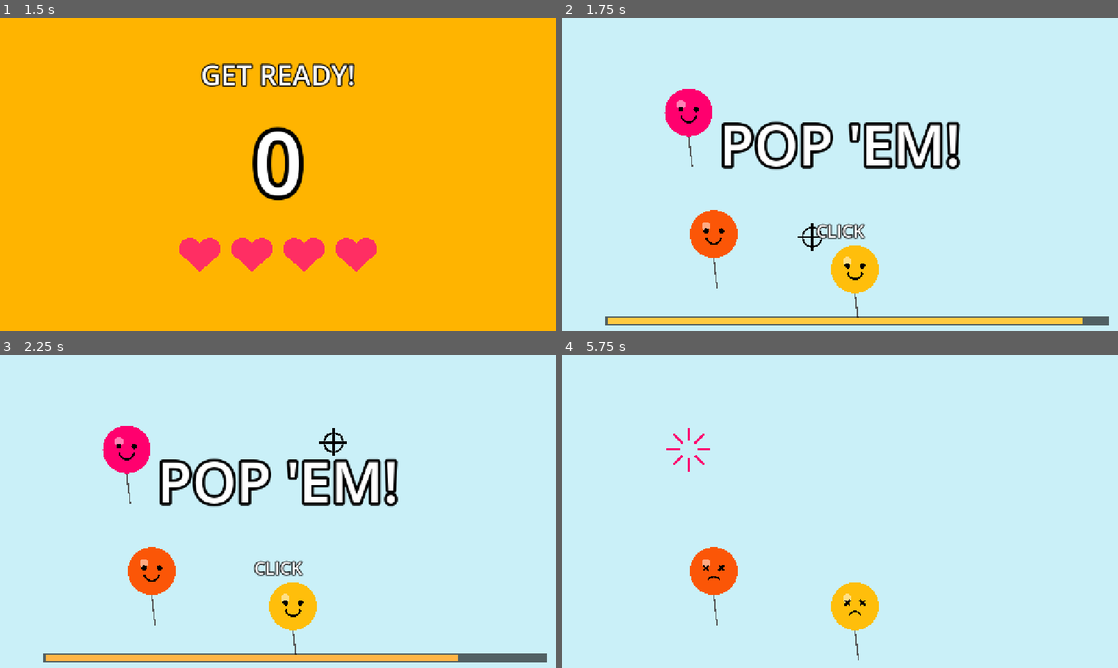
Above: before the commit, frames 1-4 (two rows, left to right).
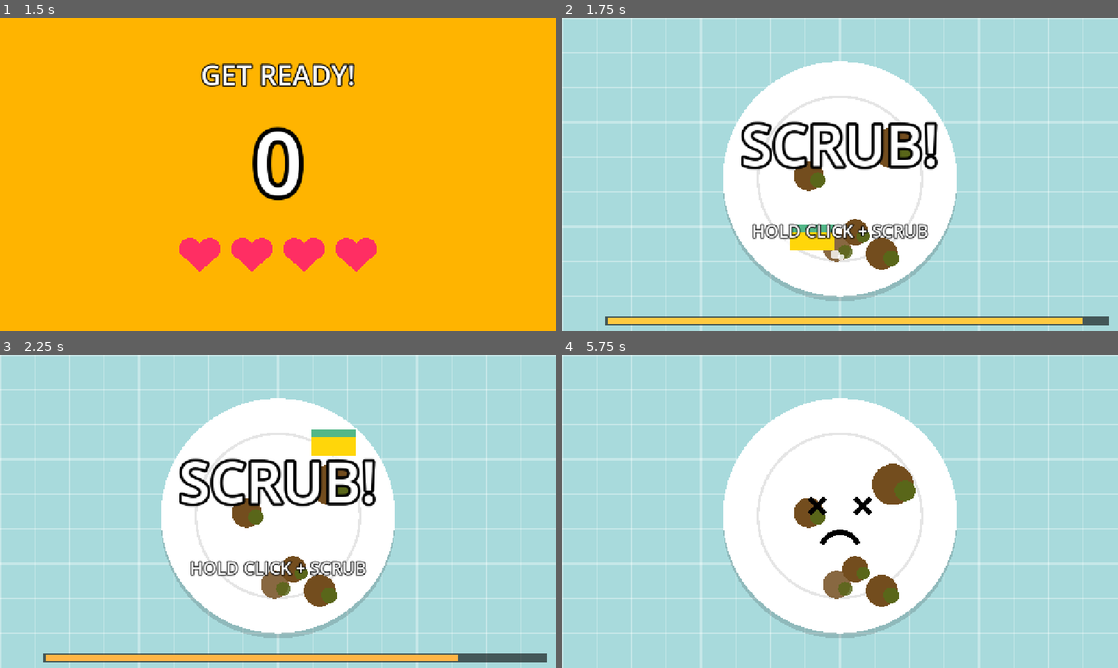
Above: after the commit, the same moments.

Repository: Sclondon/WirtWare
Game: Godot game, scene res://scenes/main.tscn
Two runs of this game, one before a commit and one after it. Both use one fixed random seed, a clock stepped at 60 frames per second and the inputs below.
Inputs (mouse positions are in pixels of both pictures, inside the frame that each line leads up to):
- Up to frame 1 (1.5 s): tap Space (action) at 0.5 s; move the mouse to (400, 158) at 0.52 s; hold Right (right) 0.53-1.25 s; hold Space (action) 0.53-1.25 s; click (400, 158) at 0.67 s; drag from (166, 190) to (250, 237) at 1.27 s
- Up to frame 2 (1.75 s): no input
- Up to frame 3 (2.25 s): move the mouse to (333, 442) at 2.02 s; hold Right (right) from 2.03 s (still down); hold Space (action) from 2.03 s (still down); click (333, 442) at 2.17 s
- Up to frame 4 (5.75 s): release Right (right) at 2.75 s; release Space (action) at 2.75 s; drag from (812, 574) to (673, 464) at 2.77 s; tap Enter at 3.5 s; move the mouse to (1006, 558) at 3.52 s; hold Left (left) 3.53-4.25 s; hold Space (action) 3.53-4.25 s; click (1006, 558) at 3.67 s; drag from (673, 464) to (756, 433) at 4.27 s; move the mouse to (867, 511) at 5.02 s; hold Down (down) from 5.03 s (still down); hold Space (action) from 5.03 s (still down); click (867, 511) at 5.17 s

Frame 1 is identical in both runs. In frame 2, 90% of the frame differs, in the area x 0-100%, y 0-100%; in frame 3, 90%; in frame 4, 94%.

Commit message:
Add six touch-first microgames
TRACE!, FLICK!, FEED!, WIND IT!, FOLLOW! and SWIPE! are built around
finger gestures: tracing a path, flicking, dragging, spinning, holding
on a moving target and directional swipes. They work with a mouse too,
so they're in the rotation for everyone, bringing it to 19 games.

The Microgame base class gets shared pointer state (update_pointer())
and touch_size(), which keeps anything a finger has to hit at least
fingertip-sized on a small portrait phone, where the whole game is
only ~400px wide.

Co-Authored-By: Claude Opus 5.5 <noreply@anthropic.com>
Claude-Session: https://claude.ai/code/session_015ea2VS7hAYmRYJes47cwis

Diff:
--- /dev/null
+++ b/microgames/crank/crank.gd
@@ -0,0 +1,95 @@
+extends Microgame
+## WIND IT! Spin your finger around the crank until the jack-in-the-box pops.
+
+const BOX := Rect2(360, 340, 300, 270)
+const CRANK_CENTER := Vector2(740, 470)
+const CRANK_LENGTH := 90.0
+const GUIDE_RADIUS := 140.0
+
+var turns_needed := 3.0
+## Net radians wound; spinning back and forth cancels out.
+var wound := 0.0
+var last_angle := 0.0
+var spinning := false
+var popped_time := 0.0
+var elapsed := 0.0
+
+
+func _init() -> void:
+	prompt = "WIND IT!"
+	controls_hint = "DRAG IN CIRCLES"
+	touch_hint = "SPIN YOUR FINGER AROUND"
+	controls = Controls.POINTER
+	duration = 4.5
+
+
+func _on_start() -> void:
+	# Finger speed isn't time-scaled, so ask for fewer turns at high speed.
+	turns_needed = (1.5 + 0.75 * difficulty) / sqrt(Engine.time_scale)
+
+
+func _progress() -> float:
+	return clampf(absf(wound) / (turns_needed * TAU), 0.0, 1.0)
+
+
+func _process(delta: float) -> void:
+	update_pointer()
+	elapsed += delta
+	if is_playing():
+		var offset := pointer - CRANK_CENTER
+		var in_reach := offset.length() > 20 and offset.length() < touch_size(280, 130)
+		if pointer_down and in_reach:
+			var angle := offset.angle()
+			if spinning:
+				wound += wrapf(angle - last_angle, -PI, PI)
+			spinning = true
+			last_angle = angle
+		else:
+			spinning = false
+		if _progress() >= 1.0:
+			win()
+	if is_resolved and won:
+		popped_time += delta
+	queue_redraw()
+
+
+func _draw() -> void:
+	for i in 17:
+		draw_rect(Rect2(i * 80, 0, 80, SCREEN.y), Color("fdffb6") if i % 2 == 0 else Color("ffd6a5"))
+	draw_rect(Rect2(0, BOX.end.y, SCREEN.x, SCREEN.y - BOX.end.y), Color("bc6c25"))
+
+	var progress := _progress()
+	var shake := Vector2(sin(elapsed * 50.0) * progress * 6.0, 0) if not is_resolved else Vector2.ZERO
+	var box := Rect2(BOX.position + shake, BOX.size)
+
+	# Jack springs up out of the open lid.
+	if is_resolved and won:
+		var rise := minf(popped_time * 6.0, 1.0) * 230.0
+		var top := box.position.y - rise
+		var spring := PackedVector2Array()
+		for i in 9:
+			spring.append(Vector2(box.get_center().x + (30.0 if i % 2 == 0 else -30.0), lerpf(box.position.y, top, i / 8.0)))
+		draw_polyline(spring, Color("6c757d"), 8)
+		var head := Vector2(box.get_center().x, top - 50)
+		draw_circle(head, 60, Color.WHITE)
+		draw_face(head, 60, true)
+		draw_circle(head + Vector2(0, 2), 12, Color("e63946"))
+		draw_colored_polygon(PackedVector2Array([head + Vector2(-50, -40), head + Vector2(50, -40), head + Vector2(0, -120)]), Color("3a86ff"))
+
+	draw_rect(box, Color("e63946"))
+	draw_rect(box.grow(-24), Color("f28482"))
+	draw_text_centered("?", box.get_center(), 120, Color.WHITE)
+	var lid_y := box.position.y
+	if is_resolved and won:
+		draw_line(Vector2(box.position.x, lid_y), Vector2(box.position.x - 40, lid_y - box.size.x * 0.9), Color("9d0208"), 18)
+	else:
+		draw_rect(Rect2(box.position.x - 12, lid_y - 20, box.size.x + 24, 22), Color("9d0208"))
+
+	# Where to spin, how far along you are, and the crank itself.
+	draw_arc(CRANK_CENTER, GUIDE_RADIUS, 0, TAU, 64, Color(0, 0, 0, 0.15), 18)
+	if progress > 0.0:
+		draw_arc(CRANK_CENTER, GUIDE_RADIUS, -PI / 2, -PI / 2 + TAU * progress, 64, Color("06d6a0"), 18)
+	var knob := CRANK_CENTER + Vector2.from_angle(wound) * CRANK_LENGTH
+	draw_line(CRANK_CENTER, knob, Color("495057"), 14)
+	draw_circle(CRANK_CENTER, 16, Color("343a40"))
+	draw_circle(knob, 24, Color("ffbe0b"))
--- /dev/null
+++ b/microgames/crank/crank.tscn
@@ -0,0 +1,6 @@
+[gd_scene load_steps=2 format=3]
+
+[ext_resource type="Script" path="res://microgames/crank/crank.gd" id="1_crank"]
+
+[node name="Crank" type="Node2D"]
+script = ExtResource("1_crank")
--- /dev/null
+++ b/microgames/feed/feed.gd
@@ -0,0 +1,113 @@
+extends Microgame
+## FEED! Drag each snack into the monster's mouth.
+
+const MONSTER_RADIUS := 150.0
+const MOUTH_RADIUS := 70.0
+const FOOD_RADIUS := 42.0
+const SPAWN_AWAY := Vector2(-1000, -1000)
+
+var monster := Vector2(980, 380)
+var food := Vector2.ZERO
+var food_kind := 0
+var holding := false
+var total := 2
+var eaten := 0
+var chomp := 0.0
+var elapsed := 0.0
+
+
+func _init() -> void:
+	prompt = "FEED!"
+	controls_hint = "DRAG FOOD TO THE MOUTH"
+	touch_hint = "DRAG FOOD TO THE MOUTH"
+	controls = Controls.POINTER
+	duration = 4.5
+
+
+func _on_start() -> void:
+	total = 1 + difficulty
+	if randf() < 0.5:
+		monster.x = SCREEN.x - monster.x
+	_spawn_food()
+
+
+func _spawn_food() -> void:
+	food_kind = randi() % 3
+	var x := clampf(SCREEN.x - monster.x + randf_range(-140, 140), 120, SCREEN.x - 120)
+	food = Vector2(x, randf_range(180, 580))
+	holding = false
+
+
+func _mouth() -> Vector2:
+	return monster + Vector2(0, 45)
+
+
+func _process(delta: float) -> void:
+	update_pointer()
+	elapsed += delta
+	chomp = maxf(chomp - delta * 4.0, 0.0)
+	if difficulty == 3:
+		monster.y = 380 + sin(elapsed * 2.5) * 140
+
+	if is_playing():
+		if pointer_pressed and pointer.distance_to(food) < touch_size(FOOD_RADIUS * 1.4, 40):
+			holding = true
+		elif not pointer_down:
+			holding = false
+		if holding:
+			food = pointer
+		if food.distance_to(_mouth()) < MOUTH_RADIUS:
+			eaten += 1
+			chomp = 1.0
+			if eaten == total:
+				food = SPAWN_AWAY
+				win()
+			else:
+				_spawn_food()
+	queue_redraw()
+
+
+func _draw() -> void:
+	draw_rect(Rect2(Vector2.ZERO, SCREEN), Color("ffe5ec"))
+	draw_text_centered("%d / %d" % [eaten, total], Vector2(640, 70), 56)
+
+	# Monster: horns, body, eyes that watch the food, and a chomping mouth.
+	var body := Color("7209b7")
+	for side in [-1.0, 1.0]:
+		draw_colored_polygon(PackedVector2Array([
+			monster + Vector2(side * 70, -120), monster + Vector2(side * 120, -200), monster + Vector2(side * 125, -95),
+		]), Color("f9c74f"))
+	draw_circle(monster, MONSTER_RADIUS, body)
+	for side in [-1.0, 1.0]:
+		var eye := monster + Vector2(side * 55, -50)
+		draw_circle(eye, 30, Color.WHITE)
+		var look := (food - eye).limit_length(12) if food != SPAWN_AWAY else Vector2.ZERO
+		draw_circle(eye + look, 13, Color.BLACK)
+	var open := 1.0 - chomp
+	if is_resolved and not won:
+		open = 0.25
+	var mouth := _mouth()
+	draw_colored_polygon(ellipse_points(mouth, Vector2(85, maxf(55.0 * open, 6.0))), Color("240046"))
+	if open > 0.3:
+		for i in 4:
+			var tooth := mouth + Vector2(-54 + i * 36, -55.0 * open + 4)
+			draw_colored_polygon(PackedVector2Array([tooth + Vector2(-12, 0), tooth + Vector2(12, 0), tooth + Vector2(0, 18)]), Color.WHITE)
+	if is_resolved and not won:
+		draw_text_centered("STILL HUNGRY...", monster + Vector2(0, -230), 44, Color("7209b7"))
+
+	if food == SPAWN_AWAY:
+		return
+	match food_kind:
+		0:
+			draw_line(food + Vector2(0, -FOOD_RADIUS), food + Vector2(5, -FOOD_RADIUS - 18), Color("5c4033"), 6)
+			draw_circle(food, FOOD_RADIUS, Color("e63946"))
+			draw_circle(food + Vector2(-12, -12), 9, Color(1, 1, 1, 0.5))
+		1:
+			draw_circle(food, FOOD_RADIUS, Color("d4a373"))
+			for p in [Vector2(-14, -10), Vector2(12, -16), Vector2(4, 12), Vector2(-16, 16), Vector2(20, 8)]:
+				draw_circle(food + p, 6, Color("5c4033"))
+		2:
+			draw_circle(food, FOOD_RADIUS, Color("ff8fab"))
+			draw_circle(food, FOOD_RADIUS * 0.35, Color("ffe5ec"))
+	if holding:
+		draw_arc(food, FOOD_RADIUS + 10, 0, TAU, 32, Color(1, 1, 1, 0.8), 4)
--- /dev/null
+++ b/microgames/feed/feed.tscn
@@ -0,0 +1,6 @@
+[gd_scene load_steps=2 format=3]
+
+[ext_resource type="Script" path="res://microgames/feed/feed.gd" id="1_feed"]
+
+[node name="Feed" type="Node2D"]
+script = ExtResource("1_feed")
--- /dev/null
+++ b/microgames/flick/flick.gd
@@ -0,0 +1,92 @@
+extends Microgame
+## FLICK! Swipe the paper ball into the bin. You get one shot.
+
+const BALL_START := Vector2(640, 590)
+const BALL_RADIUS := 34.0
+const SPEED := 1400.0
+## A drag this long launches without waiting for the release.
+const MAX_DRAG := 260.0
+
+var ball := BALL_START
+var velocity := Vector2.ZERO
+var launched := false
+var aiming := false
+var aim_start := Vector2.ZERO
+var bin := Vector2(640, 190)
+var bin_base_x := 640.0
+var bin_radius := 80.0
+var bin_swing := 0.0
+var elapsed := 0.0
+
+
+func _init() -> void:
+	prompt = "FLICK!"
+	controls_hint = "SWIPE THE BALL"
+	touch_hint = "FLICK THE BALL"
+	controls = Controls.POINTER
+	duration = 4.0
+
+
+func _on_start() -> void:
+	bin_base_x = randf_range(330, 950)
+	bin_radius = [95.0, 80.0, 68.0][difficulty - 1]
+	bin_swing = [0.0, 150.0, 240.0][difficulty - 1]
+
+
+func _process(delta: float) -> void:
+	update_pointer()
+	elapsed += delta
+	bin.x = clampf(bin_base_x + sin(elapsed * 2.2) * bin_swing, 100, SCREEN.x - 100)
+
+	if is_playing() and not launched:
+		if pointer_pressed and pointer.distance_to(ball) < touch_size(120, 50):
+			aiming = true
+			aim_start = pointer
+		if aiming:
+			var drag := pointer - aim_start
+			if pointer_released or drag.length() > MAX_DRAG:
+				aiming = false
+				if drag.length() > touch_size(40, 12):
+					launched = true
+					velocity = drag.normalized() * SPEED
+
+	if launched and not is_resolved:
+		ball += velocity * delta
+		if ball.distance_to(bin) < bin_radius - BALL_RADIUS * 0.3:
+			ball = bin
+			win()
+		elif not Rect2(Vector2(-60, -60), SCREEN + Vector2(120, 120)).has_point(ball):
+			lose()
+	if is_resolved and won:
+		ball = bin
+	queue_redraw()
+
+
+func _ball_radius() -> float:
+	# Shrinks as it flies "away" up the screen.
+	return BALL_RADIUS * lerpf(1.0, 0.65, clampf((BALL_START.y - ball.y) / 420.0, 0.0, 1.0))
+
+
+func _draw() -> void:
+	draw_rect(Rect2(Vector2.ZERO, SCREEN), Color("dde5b6"))
+	for y in range(40, int(SCREEN.y), 90):
+		draw_line(Vector2(0, y), Vector2(SCREEN.x, y), Color("c9d1a0"), 3)
+
+	draw_circle(bin, bin_radius + 12, Color("495057"))
+	draw_circle(bin, bin_radius, Color("212529"))
+
+	if aiming:
+		var dir := (pointer - aim_start).normalized()
+		for i in 6:
+			draw_circle(ball + dir * (60 + i * 38), 7, Color(0, 0, 0, 0.35))
+	elif not launched and not is_resolved:
+		var bounce := absf(sin(elapsed * 6.0)) * 12
+		draw_arrow(ball + Vector2(0, -80 - bounce), Vector2.UP, 60, Color(0, 0, 0, 0.35))
+
+	var r := _ball_radius() * (0.8 if is_resolved and won else 1.0)
+	draw_circle(ball, r, Color.WHITE)
+	draw_arc(ball + Vector2(-6, -4), r * 0.55, 0.3, 2.4, 8, Color("adb5bd"), 3)
+	draw_arc(ball + Vector2(8, 6), r * 0.45, 3.4, 5.6, 8, Color("adb5bd"), 3)
+
+	if is_resolved:
+		draw_text_centered("SWISH!" if won else "MISSED!", Vector2(640, 420), 90, Color("06d6a0") if won else Color("ef476f"))
--- /dev/null
+++ b/microgames/flick/flick.tscn
@@ -0,0 +1,6 @@
+[gd_scene load_steps=2 format=3]
+
+[ext_resource type="Script" path="res://microgames/flick/flick.gd" id="1_flick"]
+
+[node name="Flick" type="Node2D"]
+script = ExtResource("1_flick")
--- /dev/null
+++ b/microgames/follow/follow.gd
@@ -0,0 +1,78 @@
+extends Microgame
+## FOLLOW! Keep your finger on the firefly until time runs out.
+
+## Seconds to get your finger on it before it starts to count.
+const GRACE := 1.3
+## How long you can slip off it before it escapes.
+const SLIP := 0.25
+const HOME := Vector2(640, 380)
+
+var fly := HOME
+var radius := 90.0
+var speed := 1.0
+var phase := Vector2.ZERO
+var elapsed := 0.0
+var off_time := 0.0
+var on_it := false
+var stars := PackedVector2Array()
+
+
+func _init() -> void:
+	prompt = "FOLLOW!"
+	controls_hint = "HOLD CLICK ON THE FIREFLY"
+	touch_hint = "KEEP YOUR FINGER ON IT"
+	controls = Controls.POINTER
+	duration = 4.5
+	win_on_timeout = true
+
+
+func _ready() -> void:
+	for i in 40:
+		stars.append(Vector2(randf() * SCREEN.x, randf() * 450))
+
+
+func _on_start() -> void:
+	radius = touch_size([95.0, 80.0, 68.0][difficulty - 1], 34)
+	speed = 0.8 + 0.3 * difficulty
+	phase = Vector2(randf() * TAU, randf() * TAU)
+
+
+func _fly_position(t: float) -> Vector2:
+	# Two sine waves at odd ratios so it wanders instead of looping. It starts
+	# still and widens its path over the grace period.
+	var spread := clampf(t / GRACE, 0.0, 1.0)
+	return HOME + Vector2(sin(t * speed * 1.3 + phase.x) * 430, sin(t * speed * 1.9 + phase.y) * 220) * spread
+
+
+func _process(delta: float) -> void:
+	update_pointer()
+	elapsed += delta
+	if not (is_resolved and not won):
+		fly = _fly_position(elapsed)
+	else:
+		fly += Vector2(500, -500) * delta  # It got away.
+	on_it = pointer_down and pointer.distance_to(fly) < radius
+	if is_playing() and elapsed > GRACE:
+		off_time = 0.0 if on_it else off_time + delta
+		if off_time > SLIP:
+			lose()
+	queue_redraw()
+
+
+func _draw() -> void:
+	draw_rect(Rect2(Vector2.ZERO, SCREEN), Color("0d1b2a"))
+	for star in stars:
+		draw_circle(star, 2, Color(1, 1, 1, 0.6))
+	for i in 9:
+		draw_circle(Vector2(i * 160, SCREEN.y + 40), 140, Color("1b263b"))
+
+	var ring := Color("06d6a0") if on_it else Color(1, 1, 1, 0.5)
+	if elapsed < GRACE and not on_it:
+		ring.a = 0.4 + 0.4 * absf(sin(elapsed * 8.0))
+	draw_arc(fly, radius, 0, TAU, 48, ring, 5)
+	for i in 4:
+		draw_circle(fly, 40.0 - i * 9.0, Color(0.85, 1.0, 0.4, 0.12 + i * 0.2))
+	draw_circle(fly, 9, Color("fcf6bd"))
+
+	if is_resolved:
+		draw_text_centered("GOT IT!" if won else "IT GOT AWAY!", Vector2(640, 120), 70, Color("06d6a0") if won else Color("ef476f"))
--- /dev/null
+++ b/microgames/follow/follow.tscn
@@ -0,0 +1,6 @@
+[gd_scene load_steps=2 format=3]
+
+[ext_resource type="Script" path="res://microgames/follow/follow.gd" id="1_follow"]
+
+[node name="Follow" type="Node2D"]
+script = ExtResource("1_follow")
--- /dev/null
+++ b/microgames/swipe/swipe.gd
@@ -0,0 +1,90 @@
+extends Microgame
+## SWIPE! Swipe the way each arrow points. Red arrows mean the opposite way.
+## Arrow keys work too, for desktop players.
+
+const DIRECTIONS := {"up": Vector2.UP, "down": Vector2.DOWN, "left": Vector2.LEFT, "right": Vector2.RIGHT}
+const OPPOSITE := {"up": "down", "down": "up", "left": "right", "right": "left"}
+const ARROW_CENTER := Vector2(640, 400)
+
+var sequence: Array[String] = []
+var flipped: Array[bool] = []
+var progress := 0
+var swipe_start := Vector2.ZERO
+var swipe_used := false
+var pop := 0.0
+
+
+func _init() -> void:
+	prompt = "SWIPE!"
+	controls_hint = "SWIPE THE MOUSE OR USE ARROWS"
+	touch_hint = "SWIPE THE WAY IT POINTS"
+	controls = Controls.POINTER
+	duration = 4.5
+
+
+func _on_start() -> void:
+	for i in 2 + difficulty:
+		sequence.append(DIRECTIONS.keys().pick_random())
+		flipped.append(difficulty >= 2 and randf() < 0.35)
+
+
+func _process(delta: float) -> void:
+	update_pointer()
+	pop = maxf(pop - delta * 5.0, 0.0)
+	if is_playing():
+		if pointer_pressed:
+			swipe_start = pointer
+			swipe_used = false
+		if pointer_down and not swipe_used:
+			var drag := pointer - swipe_start
+			if drag.length() > touch_size(110, 35):
+				swipe_used = true
+				_answer(_direction_of(drag))
+		for dir: String in DIRECTIONS:
+			if is_playing() and Input.is_action_just_pressed(dir):
+				_answer(dir)
+	queue_redraw()
+
+
+func _direction_of(v: Vector2) -> String:
+	if absf(v.x) > absf(v.y):
+		return "right" if v.x > 0 else "left"
+	return "down" if v.y > 0 else "up"
+
+
+func _answer(dir: String) -> void:
+	var want: String = OPPOSITE[sequence[progress]] if flipped[progress] else sequence[progress]
+	if dir != want:
+		lose()
+		return
+	progress += 1
+	pop = 1.0
+	if progress == sequence.size():
+		win()
+
+
+func _draw() -> void:
+	draw_rect(Rect2(Vector2.ZERO, SCREEN), Color("3a0ca3"))
+	if progress < sequence.size():
+		var red := flipped[progress]
+		var size := 300.0 * (1.0 + pop * 0.15)
+		draw_circle(ARROW_CENTER, 190, Color(1, 1, 1, 0.08))
+		draw_arrow(ARROW_CENTER, DIRECTIONS[sequence[progress]], size, Color("ef476f") if red else Color.WHITE)
+		if red:
+			draw_text_centered("OPPOSITE!", ARROW_CENTER + Vector2(0, 230), 44, Color("ef476f"))
+		if is_resolved and not won:
+			draw_text_centered("WRONG WAY!", Vector2(640, 110), 70, Color("ef476f"))
+	else:
+		draw_text_centered("PERFECT!", ARROW_CENTER, 110, Color("06d6a0"))
+
+	# The whole sequence along the top, finished ones in green.
+	var count := sequence.size()
+	for i in count:
+		var center := Vector2(640 + (i - (count - 1) / 2.0) * 90, 110)
+		if is_resolved and not won and i == progress:
+			continue
+		var color := Color("06d6a0") if i < progress else (Color("ef476f") if flipped[i] else Color(1, 1, 1, 0.6))
+		draw_arrow(center, DIRECTIONS[sequence[i]], 60, color)
+
+	if pointer_down and not swipe_used and is_playing():
+		draw_line(swipe_start, pointer, Color(1, 1, 1, 0.5), 10)
--- /dev/null
+++ b/microgames/swipe/swipe.tscn
@@ -0,0 +1,6 @@
+[gd_scene load_steps=2 format=3]
+
+[ext_resource type="Script" path="res://microgames/swipe/swipe.gd" id="1_swipe"]
+
+[node name="Swipe" type="Node2D"]
+script = ExtResource("1_swipe")
--- /dev/null
+++ b/microgames/trace/trace.gd
@@ -0,0 +1,86 @@
+extends Microgame
+## TRACE! Drag along the wiggly path from start to finish without straying off it.
+
+const SAMPLES := 64
+const LOOKAHEAD := 8
+
+var path := PackedVector2Array()
+## How far from the centre line the pointer may be.
+var width := 60.0
+## Index of the furthest path point reached.
+var progress := 0
+var tracing := false
+var strayed := false
+
+
+func _init() -> void:
+	prompt = "TRACE!"
+	controls_hint = "DRAG ALONG THE PATH"
+	touch_hint = "DRAG YOUR FINGER ALONG IT"
+	controls = Controls.POINTER
+	duration = 5.0
+
+
+func _on_start() -> void:
+	var waves := 1.0 + 0.75 * difficulty
+	var amplitude := 90.0 + 30.0 * difficulty
+	var phase := randf() * TAU
+	for i in SAMPLES:
+		var t := float(i) / (SAMPLES - 1)
+		path.append(Vector2(lerpf(170, 1110, t), 400 + sin(t * waves * TAU + phase) * amplitude))
+	width = touch_size([65.0, 52.0, 42.0][difficulty - 1], 22)
+
+
+func _process(_delta: float) -> void:
+	update_pointer()
+	if is_playing():
+		if pointer_pressed and pointer.distance_to(path[progress]) < width * 1.5:
+			tracing = true
+		elif not pointer_down:
+			tracing = false  # Lifting pauses; press again where you left off.
+		if tracing:
+			for i in range(progress + 1, mini(progress + LOOKAHEAD, SAMPLES)):
+				if pointer.distance_to(path[i]) < width:
+					progress = i
+			if _distance_to_path() > width * 1.25:
+				strayed = true
+				lose()
+			elif progress == SAMPLES - 1:
+				win()
+	queue_redraw()
+
+
+## Distance from the pointer to the path near where the player is.
+func _distance_to_path() -> float:
+	var best := INF
+	for i in range(maxi(progress - 2, 0), mini(progress + LOOKAHEAD, SAMPLES - 1)):
+		var closest := Geometry2D.get_closest_point_to_segment(pointer, path[i], path[i + 1])
+		best = minf(best, pointer.distance_to(closest))
+	return best
+
+
+func _draw() -> void:
+	draw_rect(Rect2(Vector2.ZERO, SCREEN), Color("fdf0d5"))
+	for p in path:
+		draw_circle(p, width, Color("e0c9a6"))
+	draw_polyline(path, Color.WHITE, 4, true)
+	if progress > 0:
+		draw_polyline(path.slice(0, progress + 1), Color("06d6a0"), 16, true)
+
+	var start := path[0]
+	draw_circle(start, width * 0.8, Color("06d6a0"))
+	draw_text_centered("GO", start, 30)
+	var goal := path[SAMPLES - 1]
+	draw_line(goal + Vector2(0, 20), goal + Vector2(0, -110), Color("333333"), 6)
+	for row in 2:
+		for col in 3:
+			var cell := Rect2(goal + Vector2(col * 20, -110 + row * 20), Vector2(20, 20))
+			draw_rect(cell, Color.BLACK if (row + col) % 2 == 0 else Color.WHITE)
+
+	if tracing and not is_resolved:
+		draw_circle(pointer, 16, Color("ef476f"))
+	if strayed:
+		draw_circle(pointer, 22, Color("ef476f"))
+		draw_text_centered("OFF THE PATH!", Vector2(640, 130), 70, Color("ef476f"))
+	elif is_resolved and won:
+		draw_text_centered("NAILED IT!", Vector2(640, 130), 70, Color("06d6a0"))
--- /dev/null
+++ b/microgames/trace/trace.tscn
@@ -0,0 +1,6 @@
+[gd_scene load_steps=2 format=3]
+
+[ext_resource type="Script" path="res://microgames/trace/trace.gd" id="1_trace"]
+
+[node name="Trace" type="Node2D"]
+script = ExtResource("1_trace")
--- a/scripts/main.gd
+++ b/scripts/main.gd
@@ -302,6 +302,7 @@
 	var view := get_viewport().get_visible_rect().size
 	var window_px := Vector2(get_window().size) / DisplayServer.screen_get_scale()
 	var unit := view.x / window_px.x if window_px.x > 0 else 1.0
+	Microgame.units_per_pixel = unit
 	var extra_height := view.y - Microgame.SCREEN.y
 	var portrait := touch.enabled and extra_height >= MIN_PAD_HEIGHT
 	var game_pos: Vector2
--- a/scripts/microgame.gd
+++ b/scripts/microgame.gd
@@ -30,11 +30,24 @@
 ## Result when the timer runs out without win() or lose() being called.
 @export var win_on_timeout := false
 
+## Viewport units per screen pixel, kept up to date by main.gd. A portrait
+## phone squeezes the 1280-wide game into ~400px, so touch targets use this to
+## stay finger-sized. See touch_size().
+static var units_per_pixel := 1.0
+
 ## 1 (easy) to 3 (hard). Set by the main loop before start().
 var difficulty := 1
 var active := false
 var is_resolved := false
 var won := false
+
+## Pointer state: the mouse, or a finger on touch screens (touch drives the
+## mouse). Call update_pointer() at the top of _process to refresh it.
+var pointer := Vector2.ZERO
+var pointer_down := false
+## True only on the frame the button/finger went down or came up.
+var pointer_pressed := false
+var pointer_released := false
 
 
 func start() -> void:
@@ -68,6 +81,20 @@
 	won = result
 	_on_resolved(result)
 	resolved.emit(result)
+
+
+func update_pointer() -> void:
+	var down := Input.is_mouse_button_pressed(MOUSE_BUTTON_LEFT)
+	pointer = get_local_mouse_position()
+	pointer_pressed = down and not pointer_down
+	pointer_released = pointer_down and not down
+	pointer_down = down
+
+
+## A size of at least [param units] in game space, and at least [param pixels]
+## on the actual screen, so a fingertip can still hit it on a small phone.
+static func touch_size(units: float, pixels: float) -> float:
+	return maxf(units, pixels * units_per_pixel)
 
 
 # --- Overridables -----------------------------------------------------------
Not shown, added: microgames/crank/crank.gd.uid
Not shown, added: microgames/feed/feed.gd.uid
Not shown, added: microgames/flick/flick.gd.uid
Not shown, added: microgames/follow/follow.gd.uid
Not shown, added: microgames/swipe/swipe.gd.uid
Not shown, added: microgames/trace/trace.gd.uid
Not shown, changed: build/index.pck
